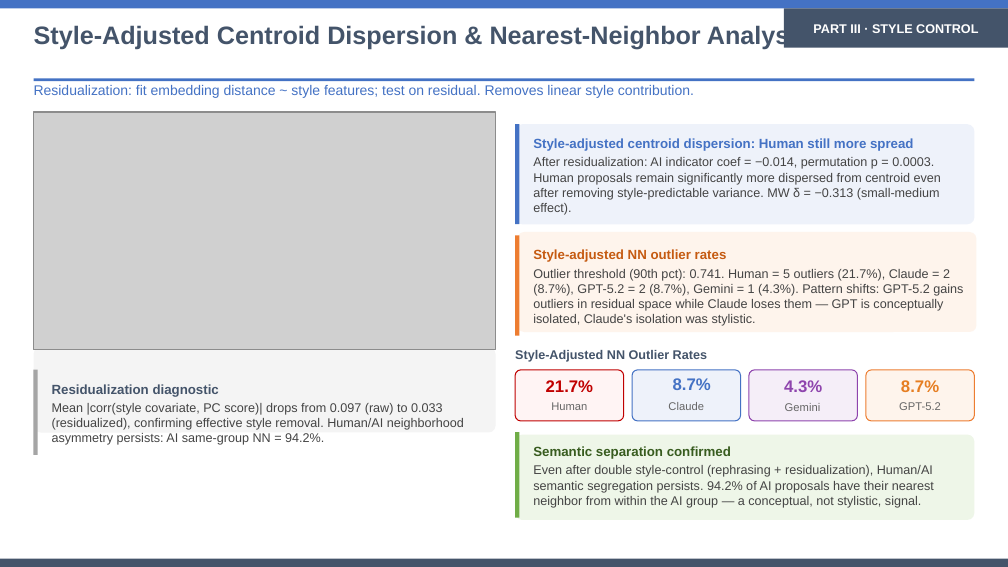
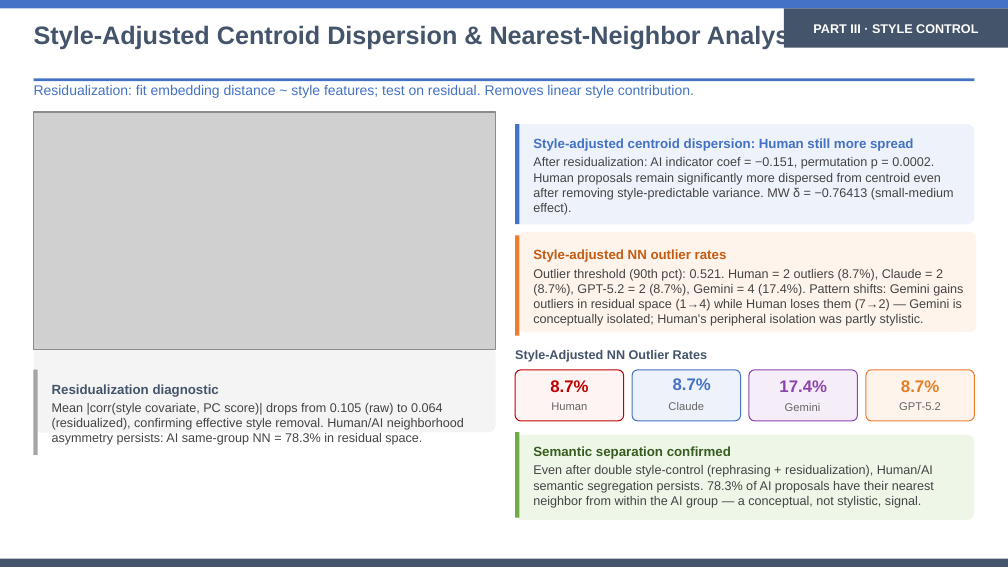
Before and after one commit to eveyhuang/human-AI-proposal, a slide deck: slide 18 of results/slides/style_controlled_comparison_presentation.pptx. Drawn at 1008x567 pixels with LibreOffice and Linux fonts; fonts in the diff are those of the drawing; grey boxes stand for pictures. Boxes give left, top, right and bottom in pixels: in the first picture for what was removed or moved away, otherwise in the second. Text is boxed around its words. In the diff, an @@ line names an element or a change of style, - is before the commit and + after.

```diff
--- a/results/slides/style_controlled_comparison_presentation.pptx
+++ b/results/slides/style_controlled_comparison_presentation.pptx
@@ text at (x1=533, y1=157, x2=954, y2=215): text changed @@
-After residualization: AI indicator coef = −0.014, permutation p = 0.0003. Human proposals remain significantly more dispersed from centroid even after removing style-predictable variance. MW δ = −0.313 (small-medium effect).
+After residualization: AI indicator coef = −0.151, permutation p = 0.0002. Human proposals remain significantly more dispersed from centroid even after removing style-predictable variance. MW δ = −0.76413 (small-medium effect).
@@ text at (x1=533, y1=269, x2=963, y2=326): text changed @@
-Outlier threshold (90th pct): 0.741. Human = 5 outliers (21.7%), Claude = 2 (8.7%), GPT-5.2 = 2 (8.7%), Gemini = 1 (4.3%). Pattern shifts: GPT-5.2 gains outliers in residual space while Claude loses them — GPT is conceptually isolated, Claude's isolation was stylistic.
+Outlier threshold (90th pct): 0.521. Human = 2 outliers (8.7%), Claude = 2 (8.7%), GPT-5.2 = 2 (8.7%), Gemini = 4 (17.4%). Pattern shifts: Gemini gains outliers in residual space (1→4) while Human loses them (7→2) — Gemini is conceptually isolated; Human's peripheral isolation was partly stylistic.
@@ text at (x1=550, y1=380, x2=588, y2=392): text changed @@
-21.7%
+8.7%
@@ text at (x1=779, y1=380, x2=827, y2=392): text changed @@
-4.3%
+17.4%
@@ text at (x1=52, y1=403, x2=464, y2=445): text changed @@
-Mean |corr(style covariate, PC score)| drops from 0.097 (raw) to 0.033 (residualized), confirming effective style removal. Human/AI neighborhood asymmetry persists: AI same-group NN = 94.2%.
+Mean |corr(style covariate, PC score)| drops from 0.105 (raw) to 0.064 (residualized), confirming effective style removal. Human/AI neighborhood asymmetry persists: AI same-group NN = 78.3% in residual space.
@@ text at (x1=533, y1=465, x2=934, y2=508): text changed @@
-Even after double style-control (rephrasing + residualization), Human/AI semantic segregation persists. 94.2% of AI proposals have their nearest neighbor from within the AI group — a conceptual, not stylistic, signal.
+Even after double style-control (rephrasing + residualization), Human/AI semantic segregation persists. 78.3% of AI proposals have their nearest neighbor from within the AI group — a conceptual, not stylistic, signal.
```
Also in this commit, not shown: 16 other slides changed, 2 other files.
